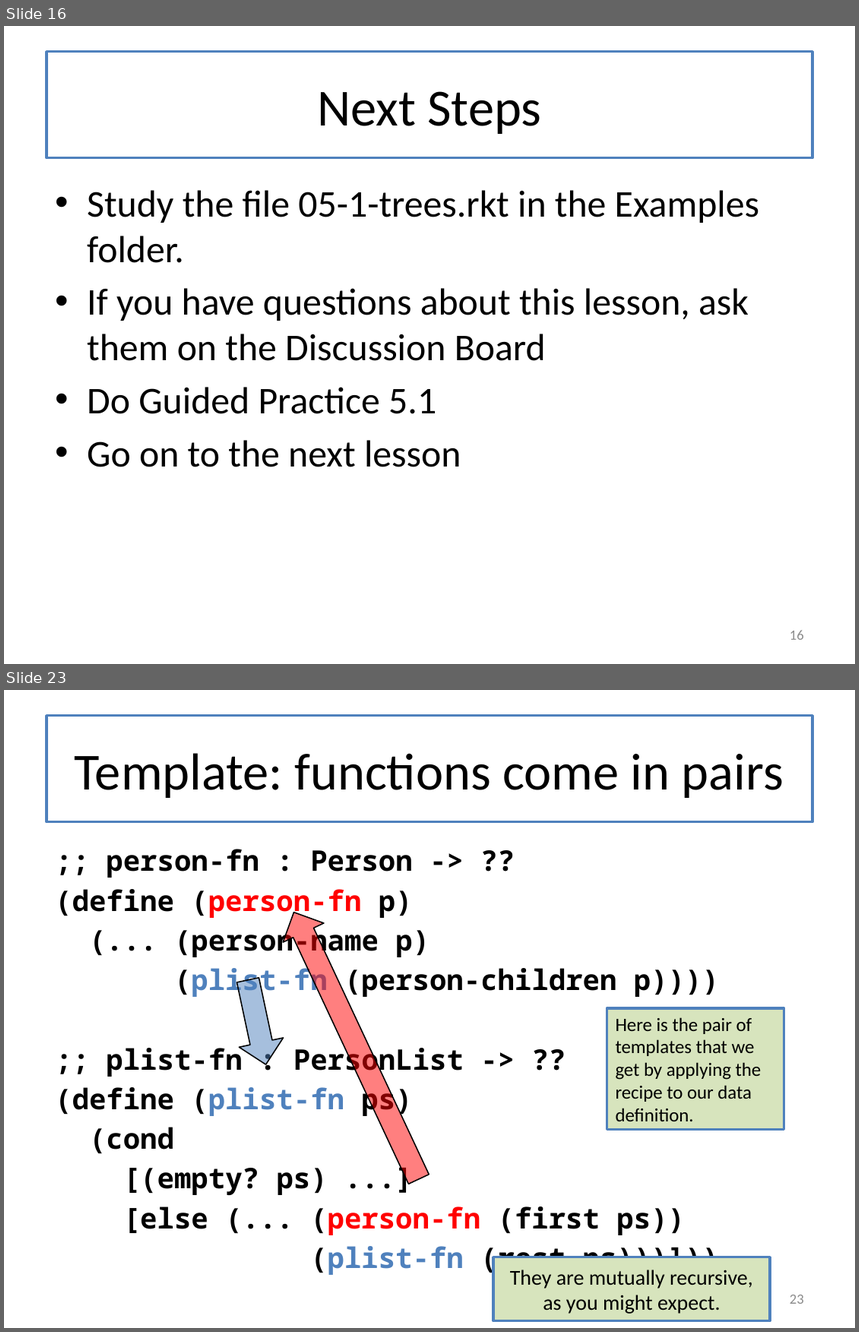
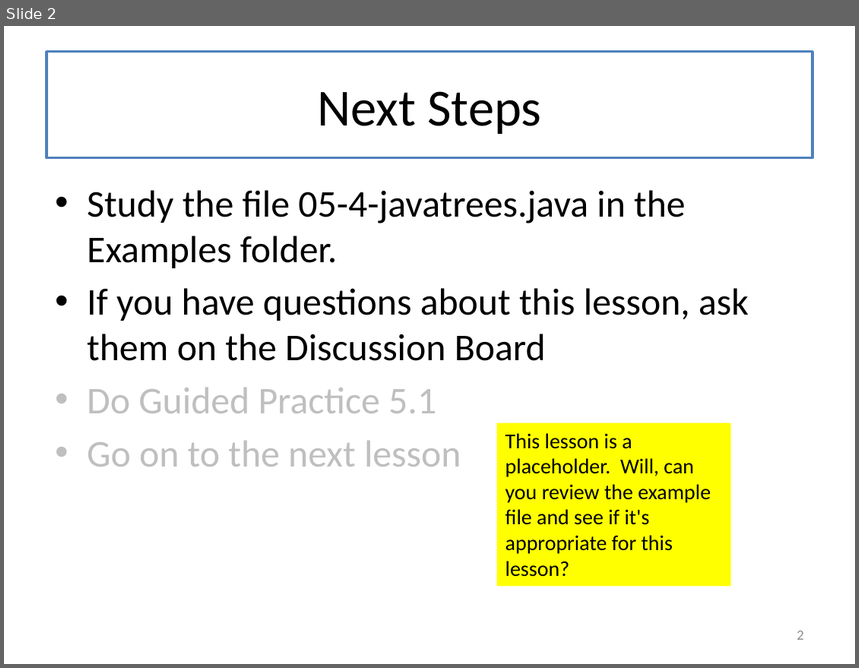
Before and after one commit to mwand/cs5010f17, a slide deck: Slides/Lesson 5.4 Doing It In Java.pptx. Shown one above the other, each under a label of ours: slides 16 and 23 before the commit, slide 2 after it; the slides between them are not shown. The pictures are 859x1332 and 859x668 pixels, drawn with LibreOffice and Linux fonts; fonts in the diff are those of the drawing. Boxes give left, top, right and bottom in pixels: in the first picture for what was removed or moved away, otherwise in the second. Text is boxed around its words. In the diff, an @@ line names an element or a change of style, - is before the commit and + after.

Commit message:
first draft of Module 5 ready for Will to review

```diff
--- a/Slides/Lesson 5.4 Doing It In Java.pptx
+++ b/Slides/Lesson 5.4 Doing It In Java.pptx
@@ slide 23 removed at (4,690,855,1328), background #FFFFFF @@
@@ title removed at (47,716,813,822) @@
-Template: functions come in pairs
@@ text removed at (55,849,719,1277) @@
-;; person-fn : Person -> ??
-(define (person-fn p)
-(... (person-name p)
-(plist-fn (person-children p))))
-;; plist-fn : PersonList -> ??
-(define (plist-fn ps)
-(cond
-[(empty? ps) ...]
-[else (... (person-fn (first ps))
-(plist-fn (rest ps)))]))
@@ right arrow removed at (274,904,439,1189) @@
@@ right arrow removed at (226,975,288,1069) @@
@@ rectangle removed at (607,1008,784,1130) @@
-Here is the pair of templates that we get by applying the recipe to our data definition.
@@ rectangle removed at (493,1258,770,1322) @@
-They are mutually recursive, as you might expect.
@@ page number removed at (790,1295,804,1304) @@
-23
@@ what was slide 16 is now slide 2 @@
@@ slide 2 changed as well @@
@@ text at (87,190,686,268): text changed @@
-• Study the file 05-1-trees.rkt in the Examples folder.
+• Study the file 05-4-javatrees.java in the Examples folder.
@@ text at (87,388,461,467): text colour #000000 to #BFBFBF in "Do Guided Practice 5.1", "Go on to the next lesson" @@
@@ rectangle added at (496,423,731,587), fill #FFFF00, 18 pt, text #000000 @@
+This lesson is a placeholder. Will, can you review the example file and see if it's appropriate for this lesson?
@@ page number at (797,631,804,640): text changed @@
-16
+2
```
Also in this commit, not shown: 1 other slide changed, 143 other slides removed, 17 other files.
